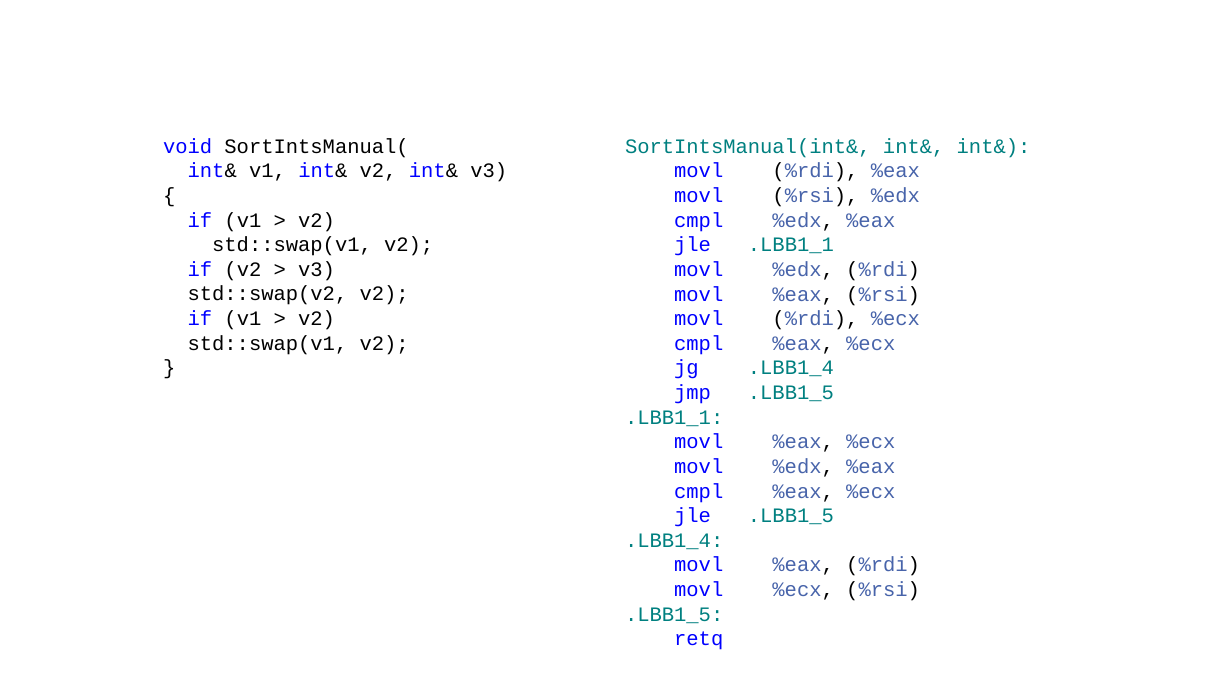
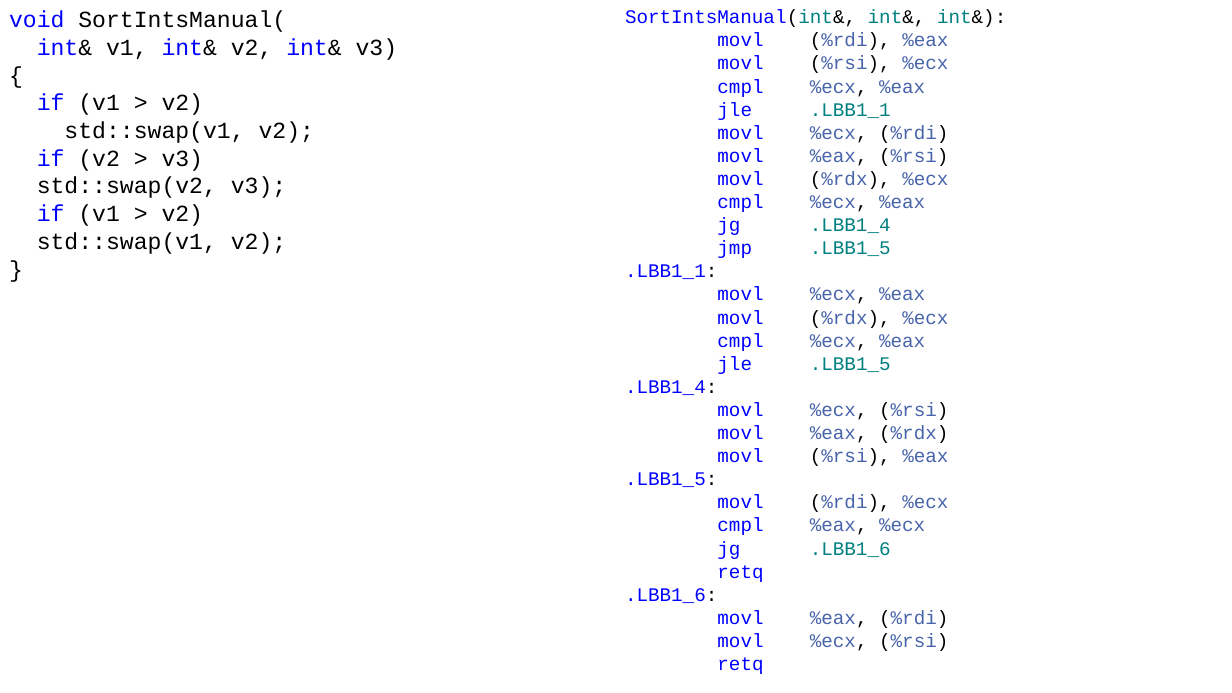
Before and after one commit to alexey-malov/oop, a slide deck: slide 14 of lectures/06/Обобщенное программирование, шаблоны.pptx. Drawn at 1232x693 pixels with LibreOffice and Linux fonts; fonts in the diff are those of the drawing. Boxes give left, top, right and bottom in pixels: in the first picture for what was removed or moved away, otherwise in the second. Text is boxed around its words. In the diff, an @@ line names an element or a change of style, - is before the commit and + after.

```diff
--- a/lectures/06/Обобщенное программирование, шаблоны.pptx
+++ b/lectures/06/Обобщенное программирование, шаблоны.pptx
@@ text "void SortIntsManual(": place and size @@
-text "void SortIntsManual(" at [163,138,507,355]
+text "void SortIntsManual(" at [9,10,398,254]
@@ text at [9,10,398,254]: size 16 to 18 pt in "void SortIntsManual(", "int& v1, int& v2, int& v3)", "{", "if (v1 > v2)" and 5 more places @@
@@ text "SortIntsManual(int&, int&, int&):": place and size @@
-text "SortIntsManual(int&, int&, int&):" at [625,138,1031,650]
+text "SortIntsManual(int&, int&, int&):" at [625,10,1006,674]
@@ text at [625,10,1006,674]: size 16 to 15 pt in "SortIntsManual(int&, int&, int&):", "movl (%rdi), %eax", "jle .LBB1_1", "movl %eax, (%rsi)" and 8 more places; text colour #008080 to #0000FF in "SortIntsManual(int&,", ".LBB1_1:", ".LBB1_4:"; text colour #008080 to #000000 in "SortIntsManual(int&, int&, int&):", ".LBB1_1:", ".LBB1_4:" @@
@@ text at [717,56,948,97]: text changed; size 16 to 15 pt @@
-movl (%rsi), %edx
-cmpl %edx, %eax
+movl (%rsi), %ecx
+cmpl %ecx, %eax
@@ text at [717,125,948,143]: text changed; size 16 to 15 pt @@
-movl %edx, (%rdi)
+movl %ecx, (%rdi)
@@ text at [37,177,286,198]: text changed; size 16 to 18 pt @@
-std::swap(v2, v2);
+std::swap(v2, v3);
@@ text at [717,171,948,212]: text changed; size 16 to 15 pt @@
-movl (%rdi), %ecx
-cmpl %eax, %ecx
+movl (%rdx), %ecx
+cmpl %ecx, %eax
@@ text at [717,287,948,351]: text changed; size 16 to 15 pt @@
-movl %eax, %ecx
-movl %edx, %eax
-cmpl %eax, %ecx
+movl %ecx, %eax
+movl (%rdx), %ecx
+cmpl %ecx, %eax
@@ text at [625,402,948,603]: paragraphs added @@
+movl %ecx, (%rsi)
+movl %eax, (%rdx)
+movl (%rsi), %eax
+.LBB1_5:
+movl (%rdi), %ecx
+cmpl %eax, %ecx
+jg .LBB1_6
+retq
+.LBB1_6:
@@ text at [625,607,723,624]: paragraph removed @@
-.LBB1_5:
```
Also in this commit, not shown: 2 other slides changed.
